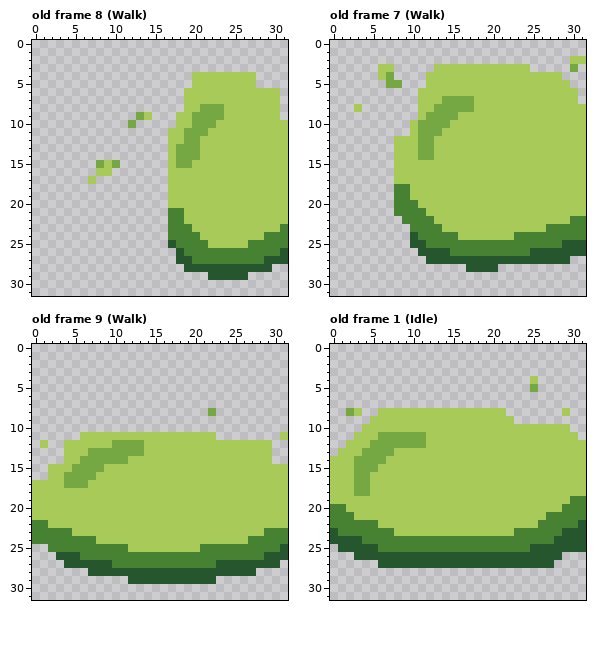
File history of a pixel-art file, assets/sprites/characters/blob.aseprite. This is how it looked before the edit.
32x32 pixels, 9 frames. Shown: old frame 8 (Walk), old frame 7 (Walk), old frame 9 (Walk), old frame 1 (Idle).
After:
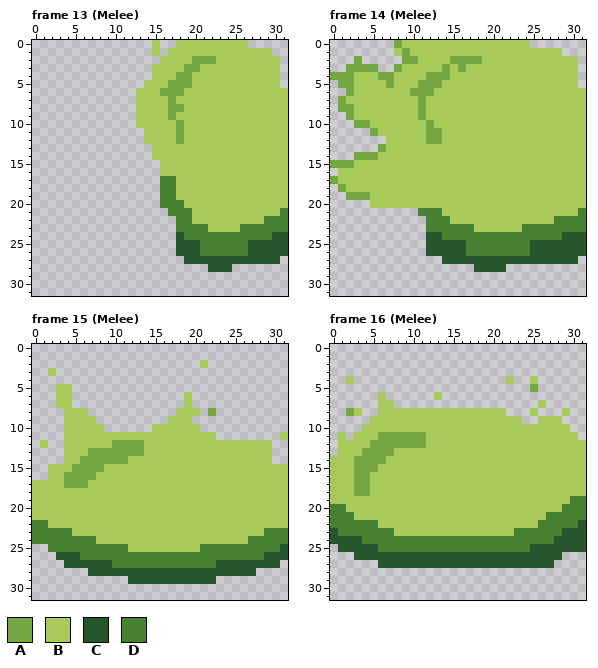
Palette (. is transparent): A #75a743  B #a8ca58  C #25562e  D #468232
A new or re-ordered frame is compared with the old frame closest to it.
From old to new:
frames 9 -> 16
Changed rows in their new state; - is an unchanged pixel.
Frame 13 (Melee) is new; against old frame 8 (Walk):
first column x 7:
 0 --------B--BBBBBBBBB-----
 1 --------B-BBBBBBBBBBBBB--
 2 ---------BBBBAAABBBBBBBB-
 3 --------BBBBAABBBBBBBBBB-
 4 --------BBBAA--------BBB-
 5 -------BBBAAA--------BBB-
 6 ------BBBAAA------------B
 7 ------BBBBAB------------B
 8 ------BBBBAA--BBB-------B
 9 ------B-BBA--BBBB-------B
10 -----.BBBBBA-BBB---------
11 -------BBB-ABBB----------
12 -------BBB-ABB-----------
13 --------BB-BBB-----------
14 --------BB-BBB-----------
15 -...-----B-BB------------
16 -..------B---------------
17 .--------DD--------------
18 ---------DD--------------
19 ---------DD--------------
20 ---------DDD-------------
21 ------------D-----------D
22 ----------.-D---------DDD
23 ----------.--DD----DDDDD-
24 ----------.C--DDDDDDDD-CC
25 ----------.CCC-DDDDDCCCCC
26 ------------CC------CCCC-
27 -----------.-CCCCCCCCC--.
28 ------------...---.....--
29 ---------------.....-----
Frame 14 (Melee) is new; against old frame 7 (Walk):
first column x 0:
 0 --------ABBBBBBBBBBBBBBBB-------
 1 --------BABBBBBBBBBBBBBBBBBBB---
 2 ---A-----AABBBBAAAABBBBBBBBBBB-.
 3 --AAAA..ABBBB-A-A--------BBBBBB-
 4 AAABBBA-BBBBAAA--------------BB-
 5 -AABBBB-BBBAAA----------------B-
 6 --ABBBBBBBAAA------------------B
 7 -ABBBBBBBBBA--BBBB-------------B
 8 -AA-BBBBBBBA-BBBBB--------------
 9 --ABBBBBBBBABBBB----------------
10 ---AABBBBB-B-BB-----------------
11 -----ABBBB-B--------------------
12 -------B---B-A------------------
13 ------AB---BB-------------------
14 ---AAABB---BB-------------------
15 AAABBBBB------------------------
16 -BBBBBBB------------------------
17 ABBBBBBB------------------------
18 -ABBBBBBBB----------------------
19 --AAABBBBB----------------------
20 -----BBBBBB---------------------
21 --------...-DD-----------------D
22 ---------...-DD-------------DD--
23 ----------..--DDDD------DDD-----
24 ----------..CC--DDDDDDD------CCC
25 ----------..CCCCC--------CCCC---
26 -----------.---CC---------------
27 ------------..----------------C-
28 -----------------.---C----------
Frame 15 (Melee) is new; against old frame 9 (Walk):
first column x 2:
 2 -------------------B
 3 B-------------------
 5 -BB-----------------
 6 -BB--------------B--
 7 -BB--------------B--
 8 --BBB-----------BBB-
 9 --BBBB---------BBB--
10 --BBBBB------BBBBBB-
11 --BB----------------
Frame 16 (Melee) is new; against old frame 1 (Idle):
first column x 1:
 4 -B-------------------B------
 6 -----B------B---------------
 7 -----BB------------------B--
 8 ------------------------B---
 9 ----------------------B--BBB
11 B---------------------------
12 B---------------------------
